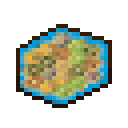
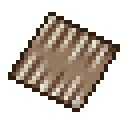
Layer changes from the first 128 × 128 image to the second:
showed group "edge" (2 layers) over left=8, top=12, right=120, bottom=112
added layer "Layer 17" above "Layer 15" over left=12, top=16, right=116, bottom=108
hid "Layer 15" over left=16, top=24, right=112, bottom=108
